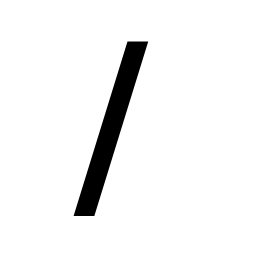
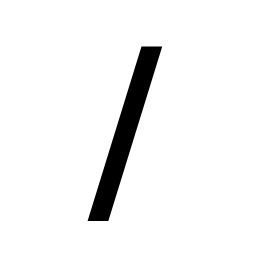
Before/after of a 256px x 256px layered artwork. What changed in the layer stack:
added layer "FG" above "BG" over [87, 46, 163, 221]
renamed "/" to "BG", painted on it over [73, 41, 163, 221]
hid "Background" over [73, 41, 163, 221]
